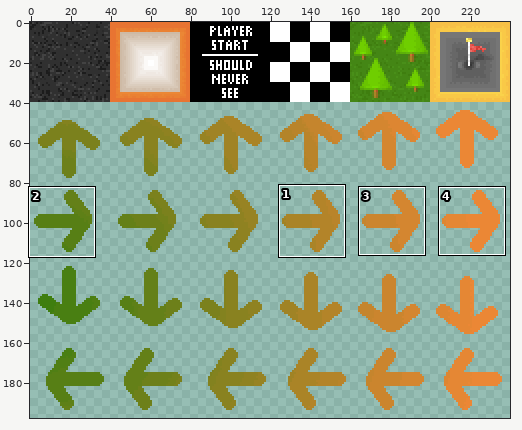
File history of a sprite sheet, images/track_all_sheet.png. The first picture is a wide view before the edit; the outline marks the close-up.
Close-up. As it was:
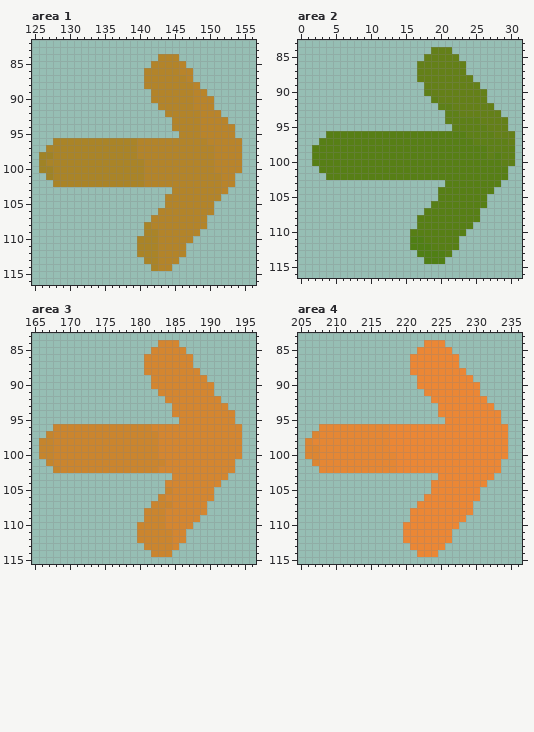
The file is 240x200 pixels. Colours within 5 levels of each other are drawn and written as one. Shown: area 1: x 125..156, y 82..116; area 2: x 0..31, y 83..116; area 3: x 165..196, y 83..115; area 4: x 205..236, y 83..115. The wide view leaves out empty margins. The commit also changed other parts of the picture, which this record leaves out.
After the commit:
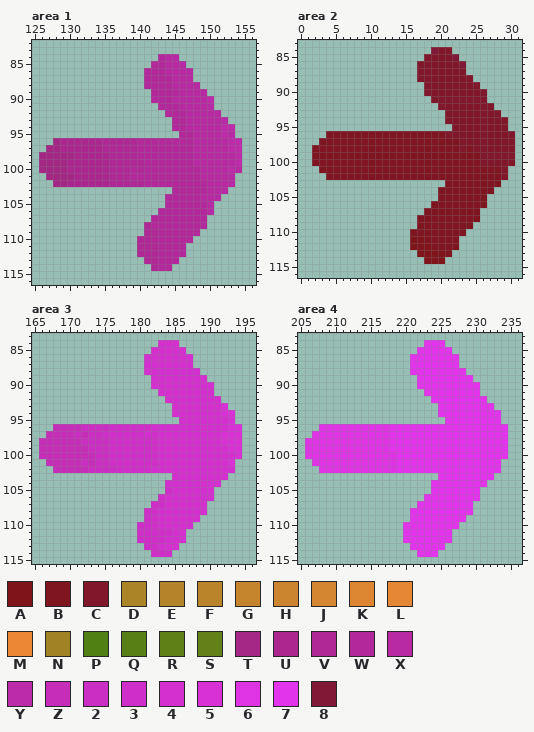
Palette (. is transparent): A #7f141b  B #7f1521  C #80172a  D #aa8427  E #b38429  F #b9842a  G #c5852d  H #cb852e  J #d48630  K #dd8632  L #e58734  M #eb8735  N #a08325  P #507f14  Q #577f15  R #5e8017  S #648018  T #a42685  U #ab278f  V #af2896  W #b3299c  X #b72aa3  Y #bc2baa  Z #c62db9  2 #cb2ec2  3 #cf2fc8  4 #d430cf  5 #d831d5  6 #de34e4  7 #e235eb  8 #801935
Change:
Changed rows in their new state; - is an unchanged pixel.
Area 1:
first column x 126:
 84 -----------------WXX---------
 85 ----------------WWXXX--------
 86 ---------------WWWXXXX-------
 87 ---------------WWWWXXX-------
 88 ---------------WWWWXXXX------
 89 ----------------WWWWXXXX-----
 90 ----------------WWWXXXXXY----
 91 -----------------WWWXXXXX----
 92 ------------------WWWXXXXX---
 93 -------------------WWXXXXXX--
 94 -------------------WWXXXXXYY-
 95 --------------------WWXXXXYX-
 96 --TUUUUUUVVVVVWWWWWWWWXXXXXYY
 97 -TTUUUUUUVVVVVWWWWWWWWXXXXXYY
 98 TTTTTUUUUUVVVVWWWWWWWWXXXXXXY
 99 TTTTUUUUUUVVVVVWWWWWWWXXXXXXY
100 TTTTUUUUUUVVVWVWWWWWWWWXXXXYX
101 -TTTTUUUUUVVVWWWWWWWWWWXXXXX-
102 --TTUUUUUUVVVVVWWWWWWWWWXXXX-
103 -------------------WWWWWXXX--
104 ------------------WWWWWXXX---
105 ------------------WWWWWWX----
106 -----------------WWWWWWWX----
107 ----------------WWWWWWWW-----
108 ---------------VWWWWWWWW-----
109 ---------------VVWWWWWW------
110 --------------VVVWWWWW-------
111 --------------VVVWWWW--------
112 --------------VVVWWWW--------
113 ---------------VVWWW---------
114 ----------------VWW----------
Area 2:
first column x 2:
 84 -----------------8CC---------
 85 ----------------CCCC8--------
 86 ---------------CCCCCC8-------
 87 ---------------CCCCCCC-------
 88 ---------------CCCCCCCC------
 89 ----------------CCCCCCCC-----
 90 ----------------CCCCCCCCC----
 91 -----------------CCCCCCCC----
 92 ------------------CCCCCCCC---
 93 -------------------CCCCCCCC--
 94 -------------------CCCCCCCCC-
 95 --------------------CCCCCCCC-
 96 --BBBBBBBBBBBBBBBBBCCCCCCCCCC
 97 -BBBBBBBBBBBBBBBBBBBBCCCCCCCC
 98 BBBBBBBBBBBBBBBBBBBBBCBCCCCCC
 99 BBBBBBBBBBBBBBBBBBBBBBBBCCCCC
100 BBBBBBBBBBBBBBBBBBBBBBBBCCCCC
101 -BBBBBBBBBBBBBBBBBBBBBBBBBBC-
102 --BBBBBBBBBBBBBBBBBBBBBBBBBC-
103 -------------------BBBBBBBB--
104 ------------------BBBBBBBB---
105 ------------------BBBBBBB----
106 -----------------BBBBBBBB----
107 ----------------BBBBBBBB-----
108 ---------------BBBBBBBBB-----
109 ---------------BBBBBBBB------
110 --------------BBBBBBBB-------
111 --------------AABBBBB--------
112 --------------AAABBBB--------
113 ---------------AAAAB---------
114 ----------------AAA----------
Area 3:
first column x 166:
 84 -----------------444---------
 85 ----------------44444--------
 86 ---------------4444444-------
 87 ---------------4444444-------
 88 ---------------44444444------
 89 ----------------44444444-----
 90 ----------------444444444----
 91 -----------------44444444----
 92 ------------------44444444---
 93 -------------------44444445--
 94 -------------------444444455-
 95 --------------------44444445-
 96 --ZZZZ22223333334444444444455
 97 -ZZZZ2Z2233333343444444444555
 98 ZZZZZZ22223333333444444444555
 99 ZZZZZZZ2223333333444444444455
100 ZZZZZZZZ223333333444444444445
101 -ZZZZZ2Z22333333344444444445-
102 --ZZZZZ222233333444444444444-
103 -------------------44444444--
104 ------------------44444444---
105 ------------------3444444----
106 -----------------34444444----
107 ----------------33444444-----
108 ---------------334444444-----
109 ---------------33444444------
110 --------------33344444-------
111 --------------3333344--------
112 --------------3333444--------
113 ---------------33444---------
114 ----------------333----------
Area 4:
first column x 206:
 84 -----------------777---------
 85 ----------------77777--------
 86 ---------------7777777-------
 87 ---------------7777777-------
 88 ---------------77777777------
 89 ----------------77777777-----
 90 ----------------777777777----
 91 -----------------77777777----
 92 ------------------77777777---
 93 -------------------77777777--
 94 -------------------777777777-
 95 --------------------77777777-
 96 --666666666677777777777777777
 97 -6666666666677777777777777777
 98 66666666666677777777777777777
 99 66666666666677777777777777777
100 66666666666667777777777777777
101 -666666666666777777777777777-
102 --66666666666777777777777777-
103 -------------------77777777--
104 ------------------77777777---
105 ------------------7777777----
106 -----------------77777777----
107 ----------------77777777-----
108 ---------------777777777-----
109 ---------------77777777------
110 --------------77777777-------
111 --------------7777777--------
112 --------------7777777--------
113 ---------------77777---------
114 ----------------777----------
